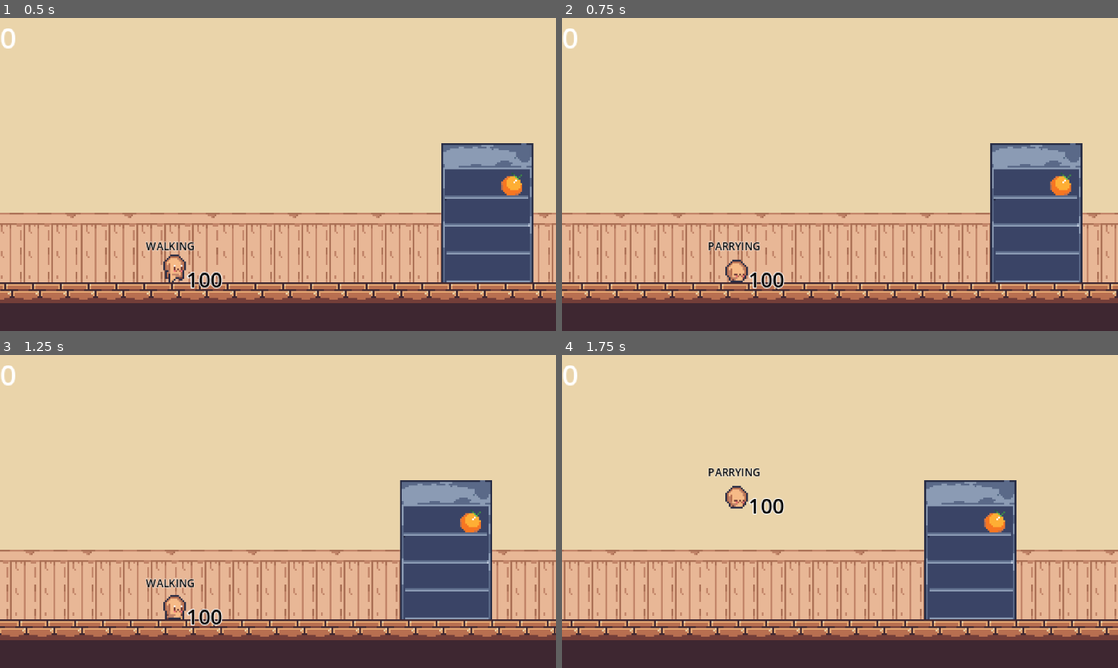
Above: before the commit, frames 1-4 (two rows, left to right).
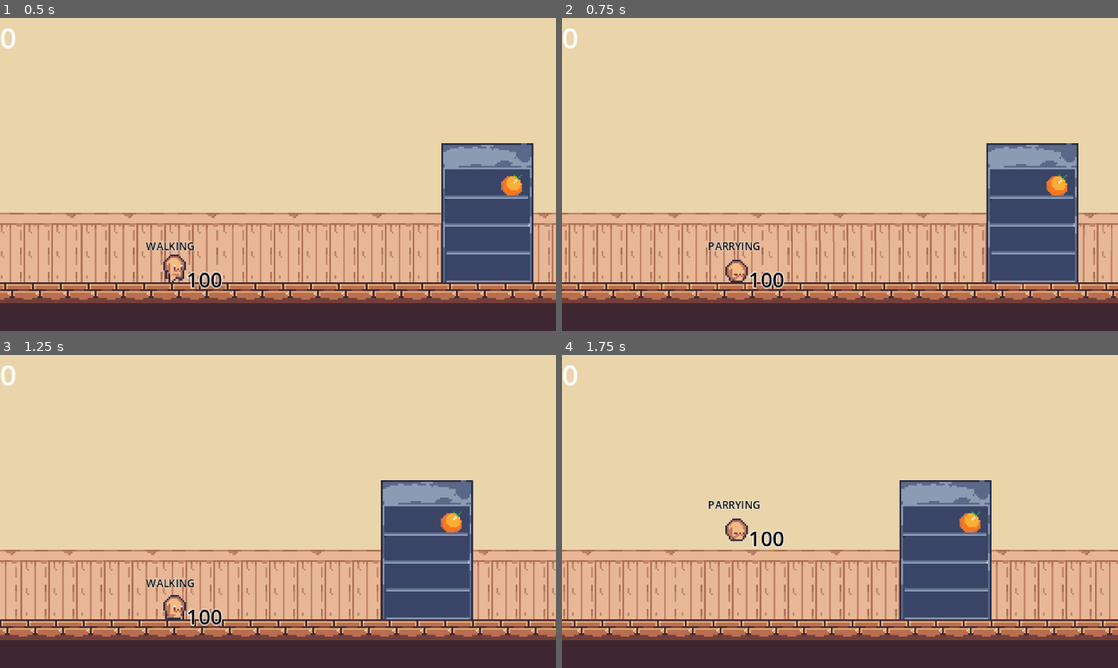
Above: after the commit, the same moments.

Repository: themoeboy/project-memory
Game: Godot game, scene res://src/general/level.tscn
Two runs of this game, one before a commit and one after it. Both use one fixed random seed, a clock stepped at 60 frames per second and the inputs below.
Inputs (mouse positions are in pixels of both pictures, inside the frame that each line leads up to):
- Up to frame 1 (0.5 s): no input
- Up to frame 2 (0.75 s): move the mouse to (962, 158) at 0.52 s; tap Shift (parry) at 0.6 s
- Up to frame 3 (1.25 s): tap Space (jump) at 0.77, 0.8, 1.07 s
- Up to frame 4 (1.75 s): move the mouse to (728, 527) at 1.27 s; tap Space (jump) at 1.35, 1.52 s; tap Shift (parry) at 1.55 s

Frame 1 is identical in both runs. In frame 2, 8.3% of the frame differs, in the area x 0-100%, y 40-90%; in frame 3, 11%; in frame 4, 13%, in the area x 0-100%, y 36-90%.

Commit message:
parrying state

Diff:
--- a/src/player/player.gd
+++ b/src/player/player.gd
@@ -31,6 +31,7 @@
 var hurt_timer = 0.0
 var throw_timer = 0.0
 var can_double_jump = true
+var can_jump_from_parry = false
 var input_direction = 0
 var last_direction = 1
 var polearm_instance
@@ -173,6 +174,8 @@
 	if Input.is_action_just_pressed("jump") and can_double_jump:
 		double_jump()
 		go_to_state(ENUMS.player_state.DOUBLE_JUMPING)
+	if Input.is_action_just_pressed('parry'):
+		go_to_state(ENUMS.player_state.PARRYING)
 	if is_on_floor():
 		if abs(velocity.x) > 0:
 			go_to_state(ENUMS.player_state.WALKING)
@@ -182,9 +185,15 @@
 
 func handle_parrying_state(delta):
 	if UTIL.is_parrying:
+		current_gravity = GRAVITY
+		velocity.x = last_direction * MAX_WALKING_SPEED
+		velocity.y = 0
+		hurtbox_area.monitoring = false
 		parry_area.monitoring = true
 		parry_items()
-	return
+		if Input.is_action_just_pressed("jump") and can_jump_from_parry:
+			go_to_state(ENUMS.player_state.JUMPING)
+			can_jump_from_parry = false
 
 func handle_hurting(delta):
 	hurt_timer -= delta
@@ -233,17 +242,20 @@
 					gatherable.gather()
 func parry_items():
 	for parryable in parry_area.get_overlapping_areas():
-			print(parryable)
 			var projectile = parryable.get_parent()
 			if projectile.has_method('parry'):
 				projectile.parry()
+				can_jump_from_parry = true
 
 func _on_parry_timer_timeout() -> void:
 	UTIL.is_parrying = false
 	parry_area.monitoring = false
+	hurtbox_area.monitoring = true
 	if is_on_floor():
 		if abs(velocity.x) > MAX_WALKING_SPEED:
 			go_to_state(ENUMS.player_state.RUNNING)
 		else:
 			go_to_state(ENUMS.player_state.WALKING)
-	pass # Replace with function body.
+	else:
+		go_to_state(ENUMS.player_state.FALLING)
+	pass
